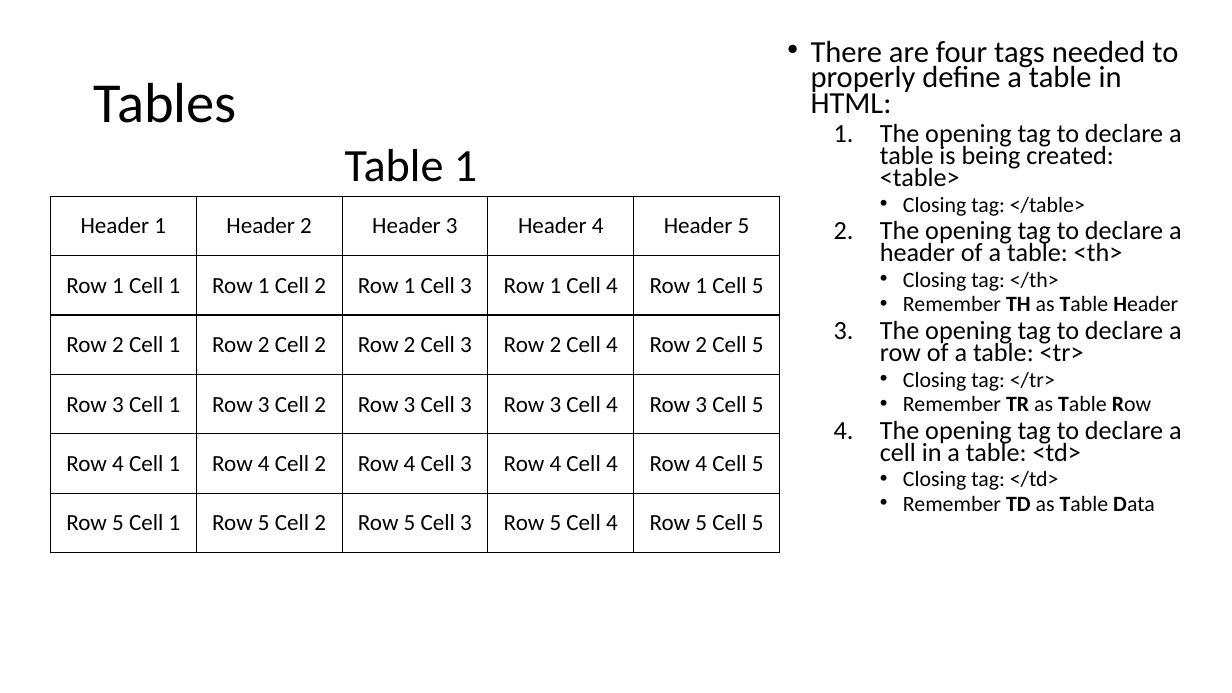
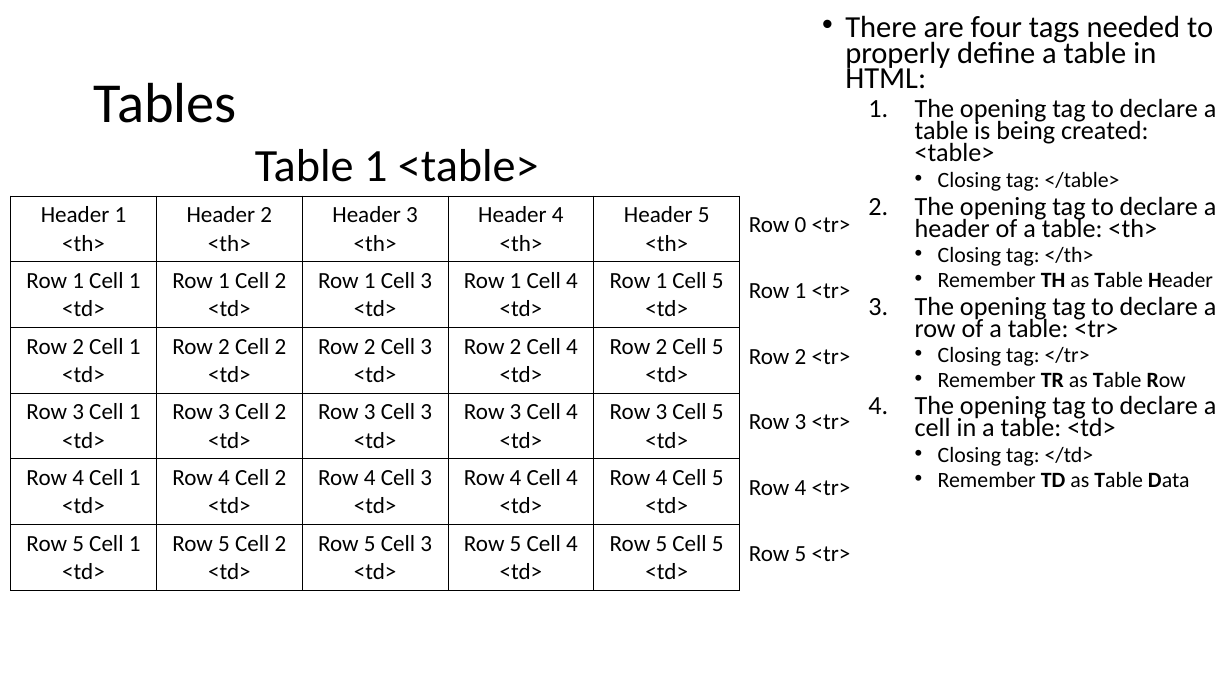
Before and after one commit to MrJoshGross/Course-Curricular-Material, a slide deck: slide 46 of wip/Lecture 9 - More HTML Tags.pptx (slide 38 before the commit). Drawn at 1232x693 pixels with LibreOffice and Linux fonts; fonts in the diff are those of the drawing. Boxes give left, top, right and bottom in pixels: in the first picture for what was removed or moved away, otherwise in the second. Text is boxed around its words. In the diff, an @@ line names an element or a change of style, - is before the commit and + after.

Commit message:
Update Lecture 9 - More HTML Tags.pptx
list, hyperlink, and table refinements

```diff
--- a/wip/Lecture 9 - More HTML Tags.pptx
+++ b/wip/Lecture 9 - More HTML Tags.pptx
@@ text "There are four tags needed ...": place and size @@
-text "There are four tags needed ..." at (811,40,1182,511)
+text "There are four tags needed ..." at (845,15,1217,487)
@@ text at (255,149,539,182): text changed @@
-Table 1
+Table 1 <table>
@@ table at (11,196,741,584) @@
-row 1: Header 1 | Header 2 | Header 3 | Header 4 | Header 5
+row 1: Header 1 <th> | Header 2 <th> | Header 3 <th> | Header 4 <th> | Header 5 <th>
-row 2: Row 1 Cell 1 | Row 1 Cell 2 | Row 1 Cell 3 | Row 1 Cell 4 | Row 1 Cell 5
+row 2: Row 1 Cell 1 <td> | Row 1 Cell 2 <td> | Row 1 Cell 3 <td> | Row 1 Cell 4 <td> | Row 1 Cell 5 <td>
-row 3: Row 2 Cell 1 | Row 2 Cell 2 | Row 2 Cell 3 | Row 2 Cell 4 | Row 2 Cell 5
+row 3: Row 2 Cell 1 <td> | Row 2 Cell 2 <td> | Row 2 Cell 3 <td> | Row 2 Cell 4 <td> | Row 2 Cell 5 <td>
-row 4: Row 3 Cell 1 | Row 3 Cell 2 | Row 3 Cell 3 | Row 3 Cell 4 | Row 3 Cell 5
+row 4: Row 3 Cell 1 <td> | Row 3 Cell 2 <td> | Row 3 Cell 3 <td> | Row 3 Cell 4 <td> | Row 3 Cell 5 <td>
-row 5: Row 4 Cell 1 | Row 4 Cell 2 | Row 4 Cell 3 | Row 4 Cell 4 | Row 4 Cell 5
+row 5: Row 4 Cell 1 <td> | Row 4 Cell 2 <td> | Row 4 Cell 3 <td> | Row 4 Cell 4 <td> | Row 4 Cell 5 <td>
-row 6: Row 5 Cell 1 | Row 5 Cell 2 | Row 5 Cell 3 | Row 5 Cell 4 | Row 5 Cell 5
+row 6: Row 5 Cell 1 <td> | Row 5 Cell 2 <td> | Row 5 Cell 3 <td> | Row 5 Cell 4 <td> | Row 5 Cell 5 <td>
@@ table: place and size @@
-table at (51,196,781,553)
+table at (11,196,741,584)
@@ text added at (749,217,851,561), 18 pt, text #000000 @@
+Row 0 <tr>
+Row 1 <tr>
+Row 2 <tr>
+Row 3 <tr>
+Row 4 <tr>
+Row 5 <tr>
```
Also in this commit, not shown: 22 other slides changed, 8 slides added.
